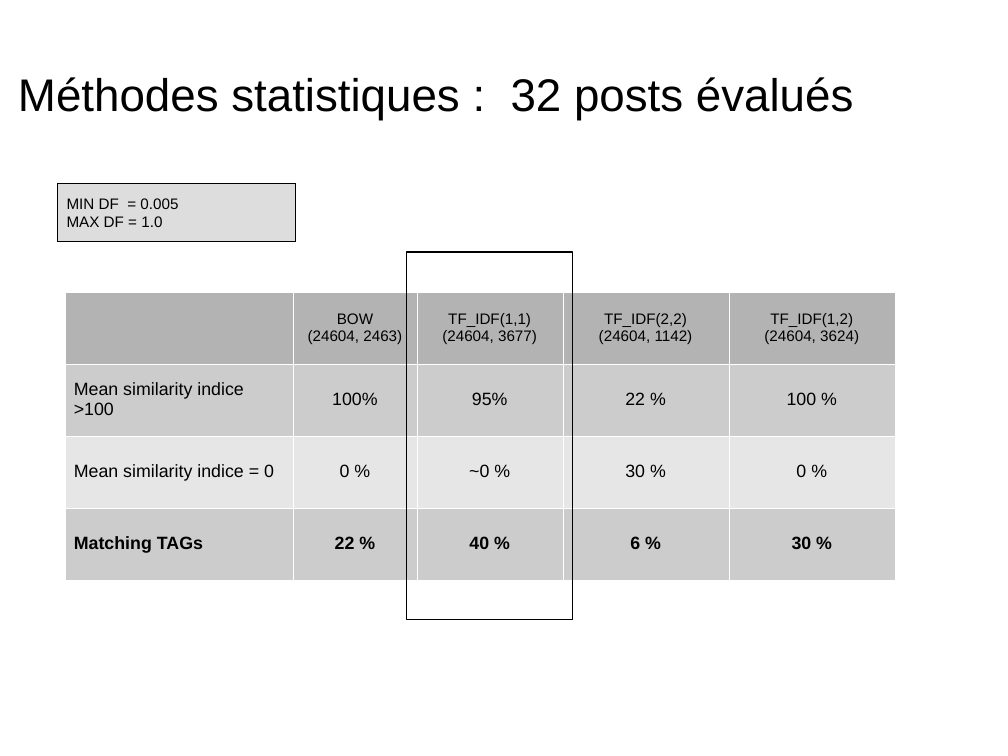
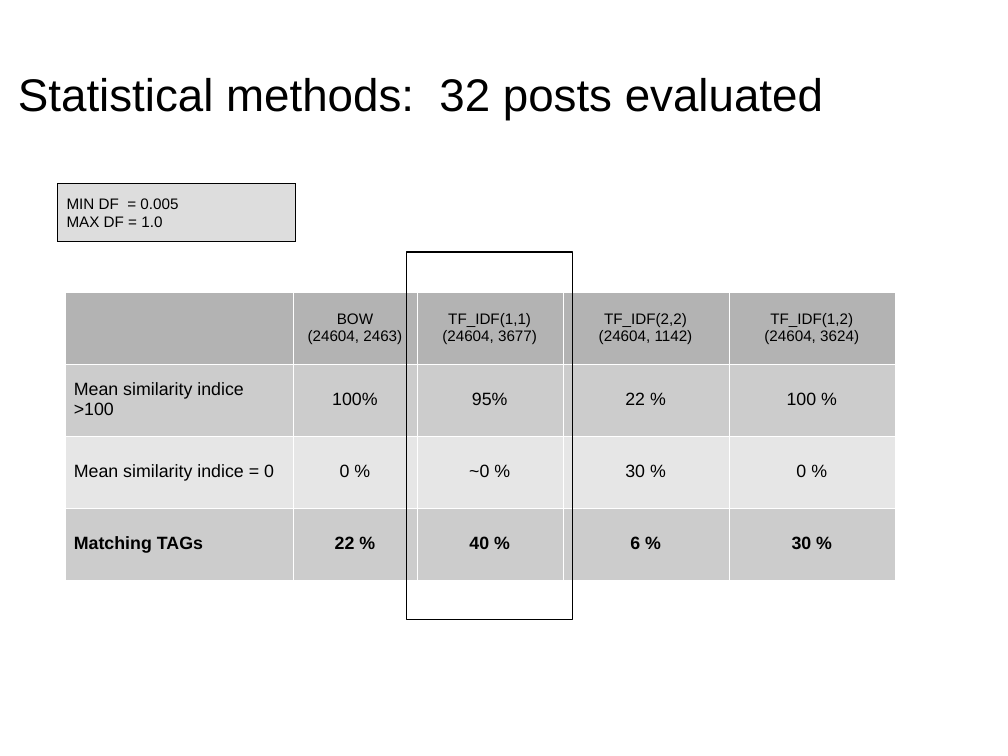
Before and after one commit to dataforcast/OC_Datascientist, a slide deck: slide 16 of P6/report/Openclassrooms_ParcoursDatascientist_P6-V1.odp (slide 13 before the commit). Drawn at 1008x756 pixels with LibreOffice and Linux fonts; fonts in the diff are those of the drawing; background and template pictures are left out. Boxes give left, top, right and bottom in pixels: in the first picture for what was removed or moved away, otherwise in the second. Text is boxed around its words. In the diff, an @@ line names an element or a change of style, - is before the commit and + after.

Commit message:
P6 : unsupervized methods : LDA measurement for BOW and TFIDF; presentation update; Stat methods: baseline measurement

```diff
--- a/P6/report/Openclassrooms_ParcoursDatascientist_P6-V1.odp
+++ b/P6/report/Openclassrooms_ParcoursDatascientist_P6-V1.odp
@@ title at bbox=[18, 78, 823, 121]: text changed @@
-Méthodes statistiques : 32 posts évalués
+Statistical methods: 32 posts evaluated
```
Also in this commit, not shown: 4 other slides changed, 6 slides added, 1 slide removed, 6 other files.
